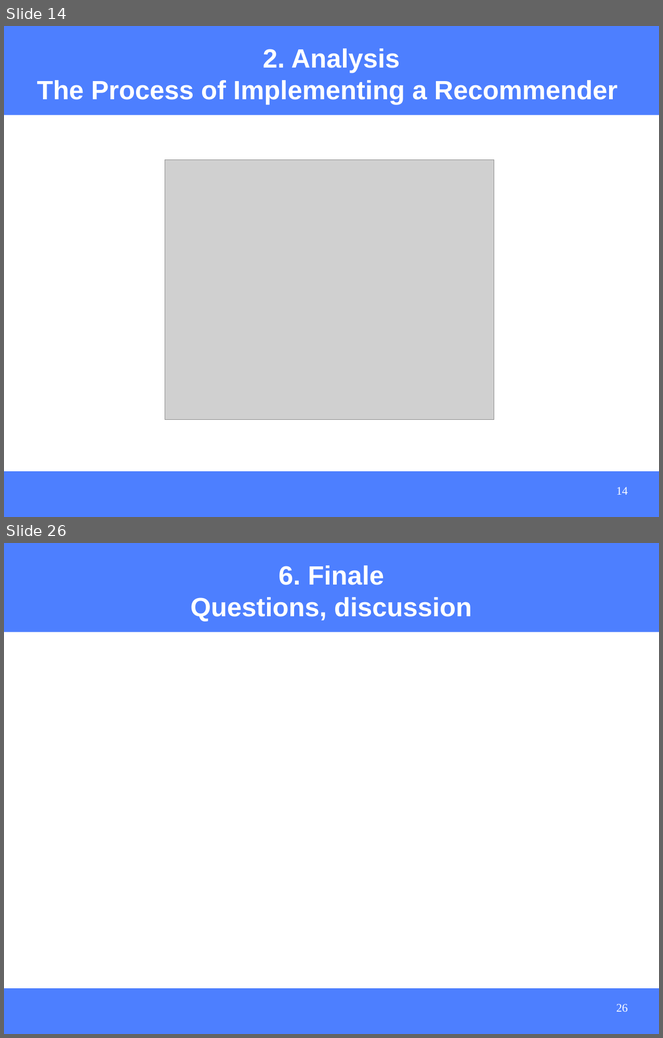
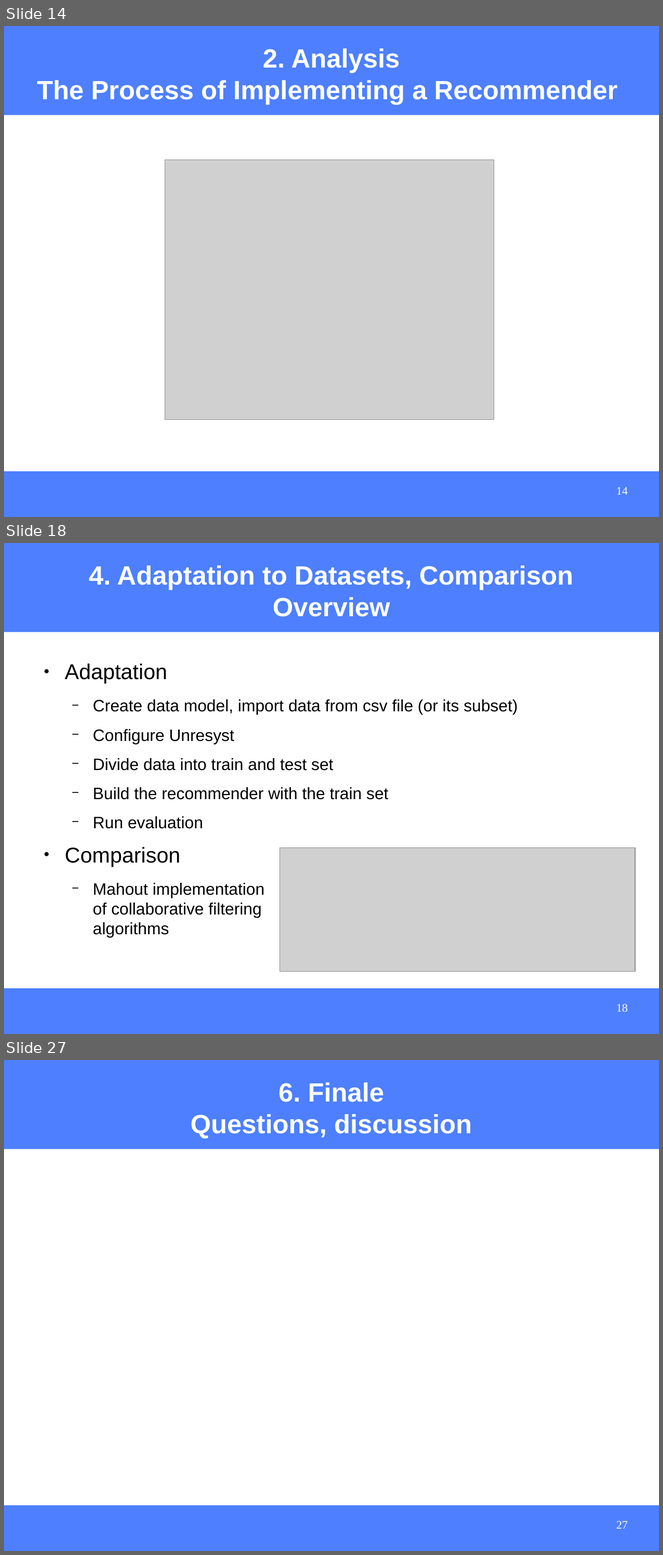
Before and after one commit to hasantayyar/unresyst, a slide deck: docs/presentations/unresyst_seminar_110308.odp. Shown one above the other, each under a label of ours: slides 14 and 26 before the commit, slides 14, 18 and 27 after it; the slides between them are not shown. The pictures are 663x1038 and 663x1555 pixels, drawn with LibreOffice and Linux fonts; fonts in the diff are those of the drawing; grey boxes stand for pictures. Boxes give left, top, right and bottom in pixels: in the first picture for what was removed or moved away, otherwise in the second. Text is boxed around its words. In the diff, an @@ line names an element or a change of style, - is before the commit and + after.

Commit message:
added diagrams and mahout

```diff
--- a/docs/presentations/unresyst_seminar_110308.odp
+++ b/docs/presentations/unresyst_seminar_110308.odp
@@ slide 18 added at [4, 543, 659, 1034], background #FFFFFF; not listed: 2 template elements that a slide beside it also shows @@
@@ title added at [89, 565, 573, 617], 32 pt, text #FFFFFF, bold @@
+4. Adaptation to Datasets, Comparison
+Overview
@@ text added at [65, 664, 518, 938], 20 pt, text #000000 @@
+● Adaptation
+  − Create data model, import data from csv file (or its subset)
+  − Configure Unresyst
+  − Divide data into train and test set
+  − Build the recommender with the train set
+  − Run evaluation
+● Comparison
+  − Mahout implementation
+    of collaborative filtering
+    algorithms
@@ picture added at [280, 848, 635, 971] @@
@@ page number added at [617, 1004, 628, 1012], 14 pt, text #FFFFFF @@
+18
@@ what was slide 26 is now slide 27 @@
@@ page number at [617, 1521, 628, 1529]: text changed @@
-26
+27
```
Also in this commit, not shown: 3 slides changed, 8 other slides added, 8 slides removed, 16 other files.
